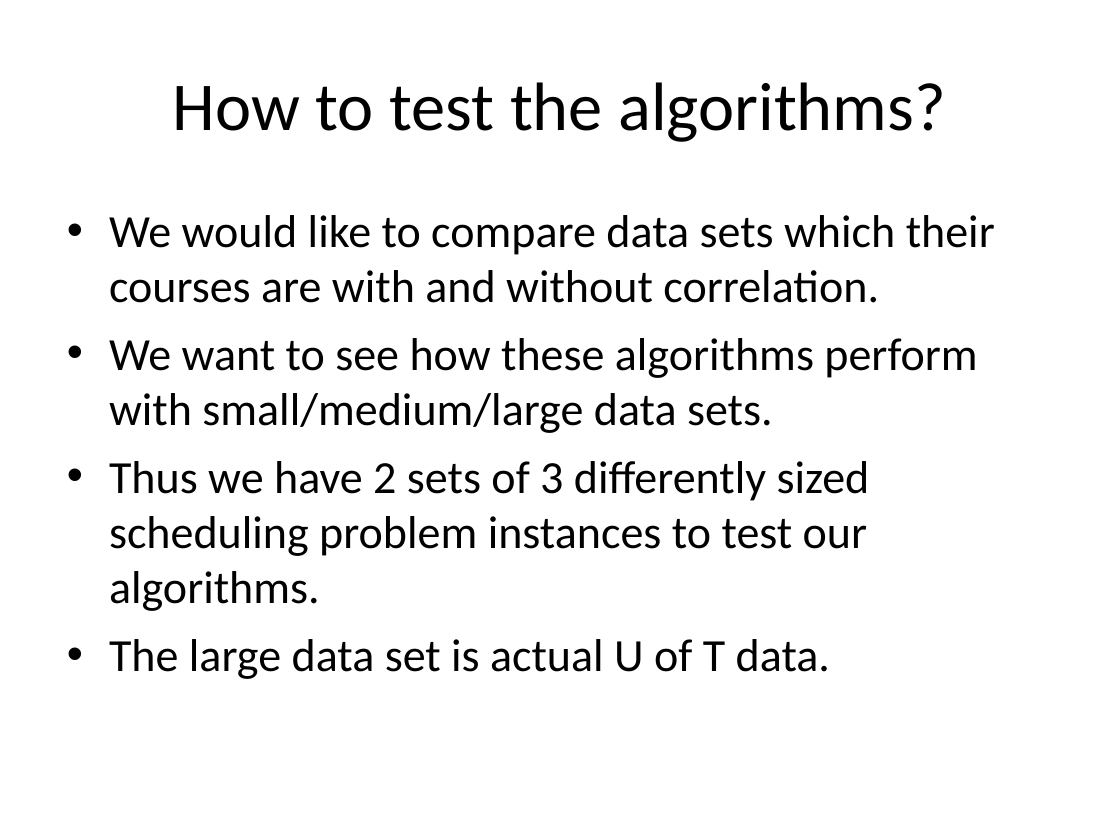
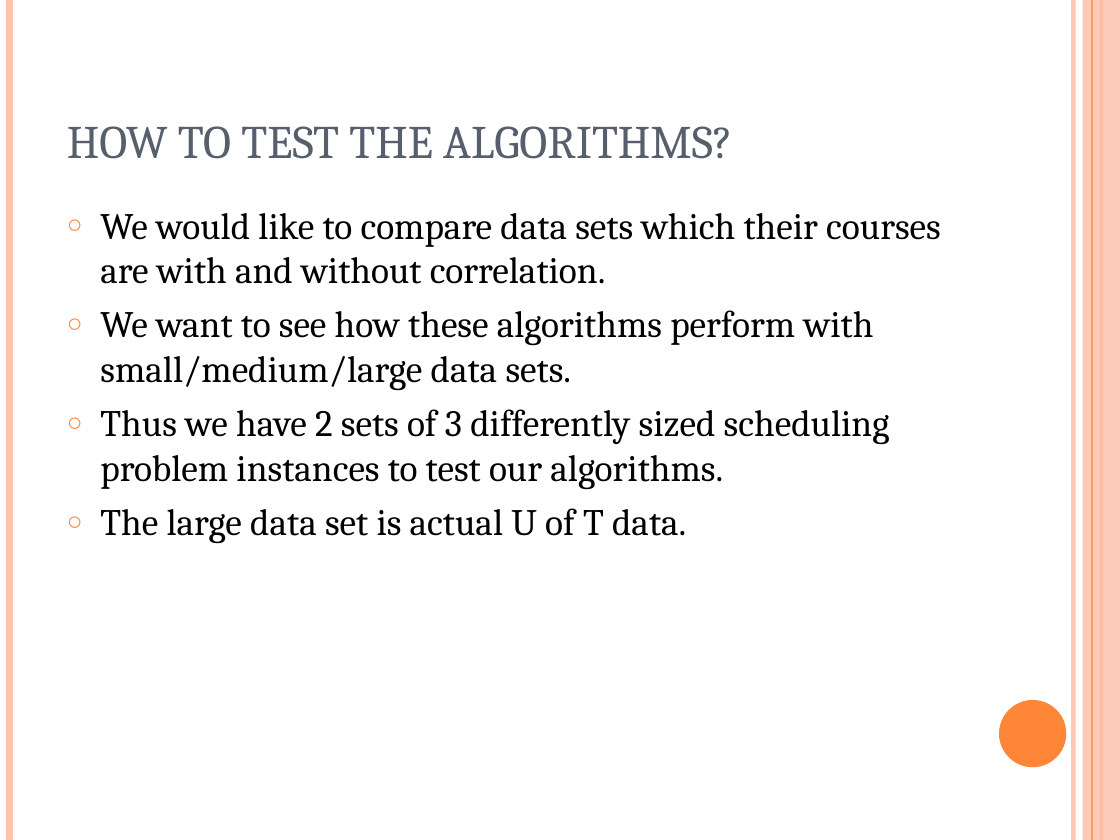
Before and after one commit to akokcam/csc384-genetic-algorithms-project, a slide deck: slide 7 of GA_TestBench/Data Files/presentation.ppt. Drawn at 1120x840 pixels with LibreOffice and Linux fonts; fonts in the diff are those of the drawing. Boxes give left, top, right and bottom in pixels: in the first picture for what was removed or moved away, otherwise in the second. Text is boxed around its words. In the diff, an @@ line names an element or a change of style, - is before the commit and + after.

```diff
--- a/GA_TestBench/Data Files/presentation.ppt
+++ b/GA_TestBench/Data Files/presentation.ppt
@@ line added from (9, 0) to (9, 840), #FEC3AE 4.51 pt @@
@@ line added from (1073, 0) to (1073, 840), #FEC3AE 3 pt @@
@@ rectangle added at box(1083, 0, 1120, 840), fill #FEC3AE at 87% opacity @@
@@ line added from (1092, 0) to (1092, 840), #FE8637 0.74 pt @@
@@ line added from (1101, 0) to (1101, 840), #FE8637 1.5 pt @@
@@ title "HOW TO TEST THE ALGORITHMS?" at box(67, 126, 732, 159): vertical alignment middle to bottom @@
@@ title at box(67, 126, 732, 159): text changed; size 44 to 30 pt; font Calibri to Cambria; text colour #000000 to #575F6D @@
-How to test the algorithms?
+HOW TO TEST THE ALGORITHMS?
@@ text "We would like to compare ..." at box(100, 213, 941, 544): size 29.6 to 24 pt, font Calibri to Cambria; bullet • to ○; less space between paragraphs; bullet colour #000000 to #FE8637 @@
@@ ellipse added at box(999, 700, 1066, 767), fill #FE8637 @@
```
Also in this commit, not shown: 11 other slides changed.
